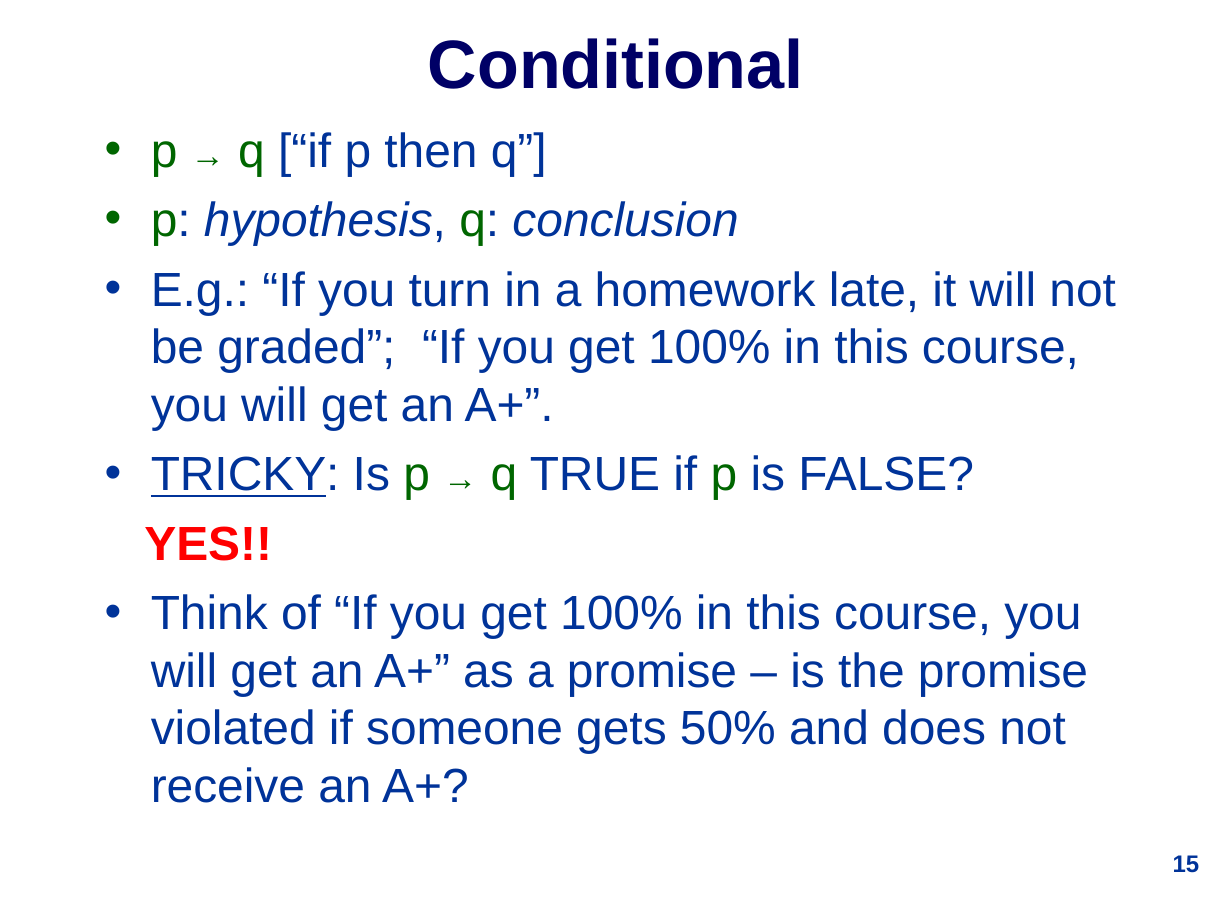
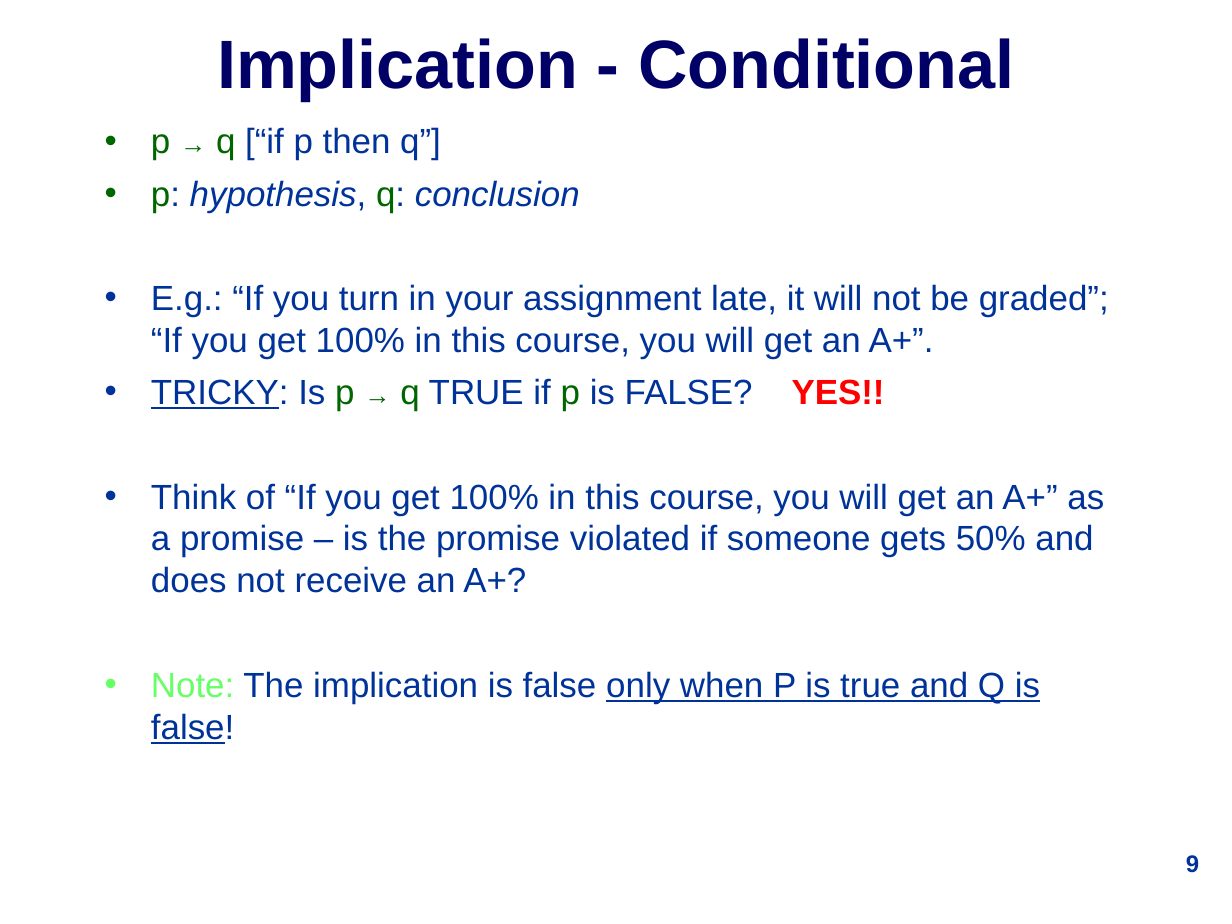
Before and after one commit to udohsolomon/lecture_slide_programming, a slide deck: slide 9 of week_1/1019Lec1.ppt (slide 15 before the commit). Drawn at 1232x924 pixels with LibreOffice and Linux fonts; fonts in the diff are those of the drawing. Boxes give left, top, right and bottom in pixels: in the first picture for what was removed or moved away, otherwise in the second. Text is boxed around its words. In the diff, an @@ line names an element or a change of style, - is before the commit and + after.

```diff
--- a/week_1/1019Lec1.ppt
+++ b/week_1/1019Lec1.ppt
@@ title at [217,38,1015,101]: text changed @@
-Conditional
+Implication - Conditional
@@ text at [151,127,1104,593]: size 28 to 20.4 pt in "p q [“if p then q”]", "p: hypothesis, q: conclusion", "Think of “If you get 100% in ..."; size 20 to 15.3 pt in "→"; less space between paragraphs @@
@@ text at [151,284,1109,411]: text changed; size 28 to 20.4 pt @@
-• E.g.: “If you turn in a homework late, it will not be graded”; “If you get 100% in this course, you will get an A+”.
-• TRICKY: Is p → q TRUE if p is FALSE?
-YES!!
+• E.g.: “If you turn in your assignment late, it will not be graded”; “If you get 100% in this course, you will get an A+”.
+• TRICKY: Is p → q TRUE if p is FALSE? YES!!
@@ text at [151,671,1040,744]: paragraph added @@
+• Note: The implication is false only when P is true and Q is false!
@@ page number at [1186,855,1199,873]: text changed @@
-15
+9
```
Also in this commit, not shown: 8 other slides changed, 10 slides added, 12 slides removed.
